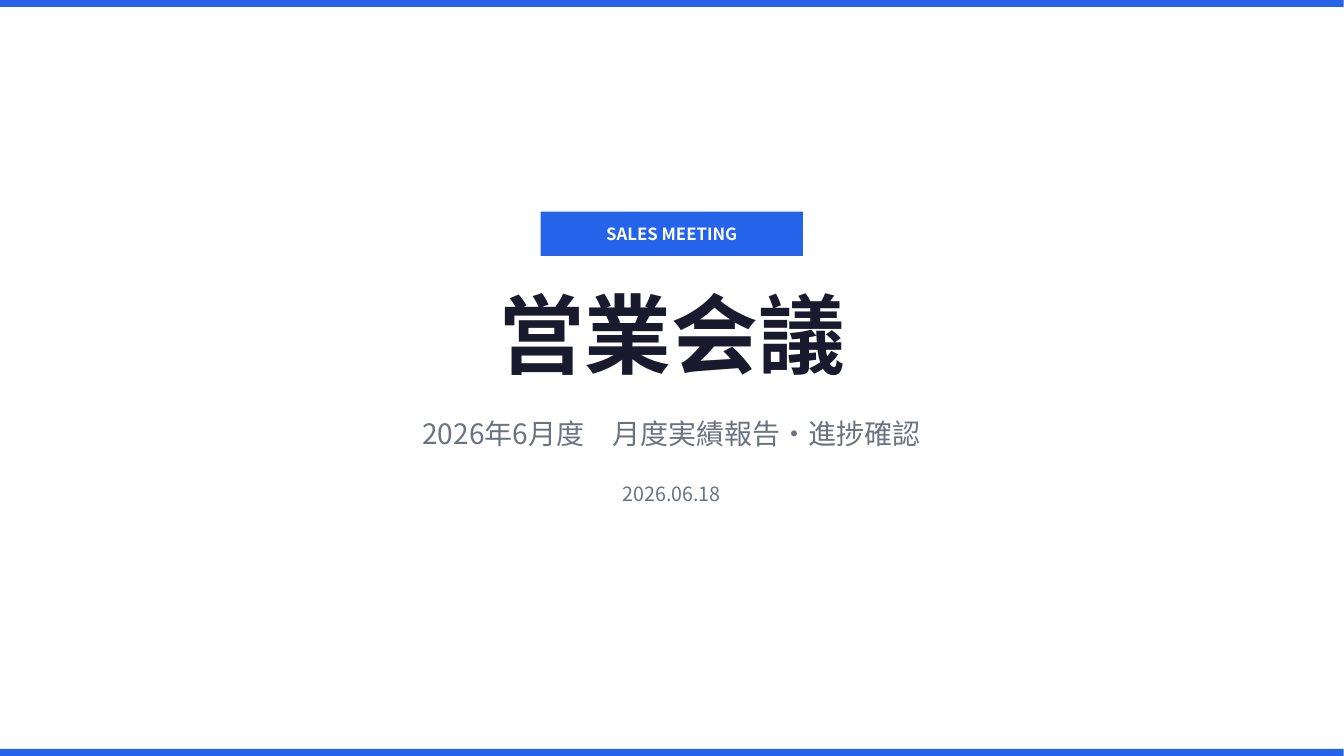
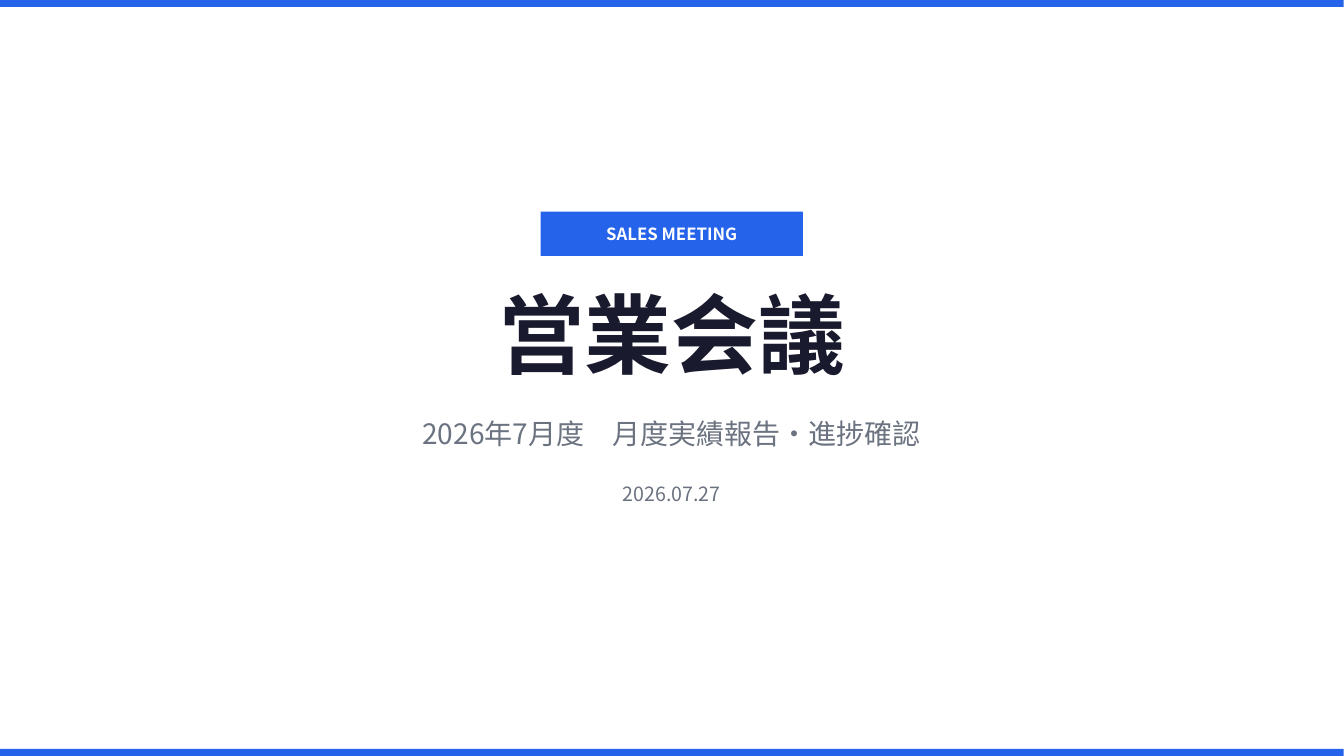
Before and after one commit to horihorihorihorichiz/-, a slide deck: slide 1 of slides/exports/sales-meeting.pptx. Drawn at 1344x756 pixels with LibreOffice and Linux fonts; fonts in the diff are those of the drawing. Boxes give left, top, right and bottom in pixels: in the first picture for what was removed or moved away, otherwise in the second. Text is boxed around its words. In the diff, an @@ line names an element or a change of style, - is before the commit and + after.

```diff
--- a/slides/exports/sales-meeting.pptx
+++ b/slides/exports/sales-meeting.pptx
@@ text at [422, 420, 920, 447]: text changed @@
-2026年6月度 月度実績報告・進捗確認
+2026年7月度 月度実績報告・進捗確認
@@ text at [623, 486, 721, 501]: text changed @@
-2026.06.18
+2026.07.27
```
Also in this commit, not shown: 2 other slides changed, 2 slides added, 1 slide removed, 3 other files.
